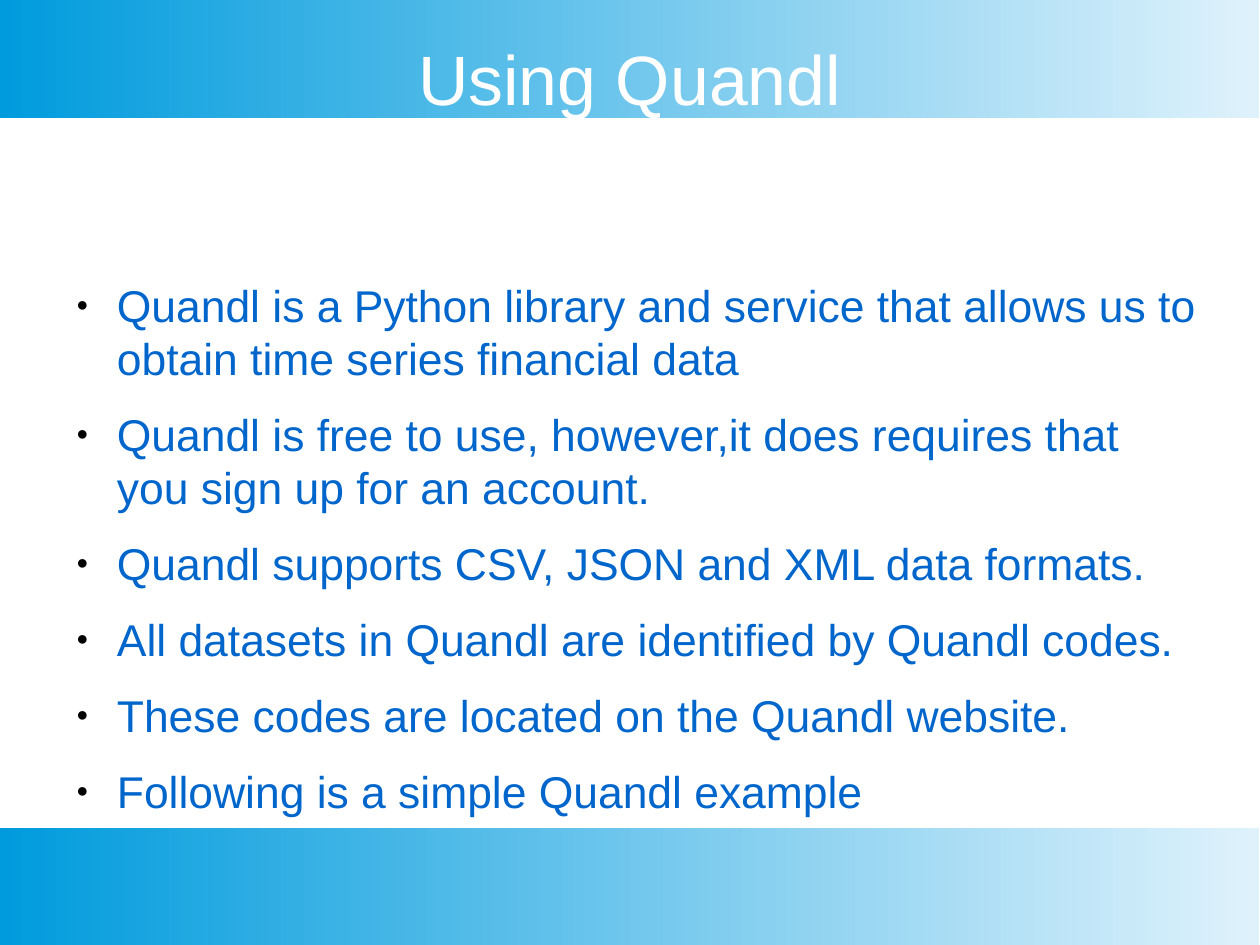
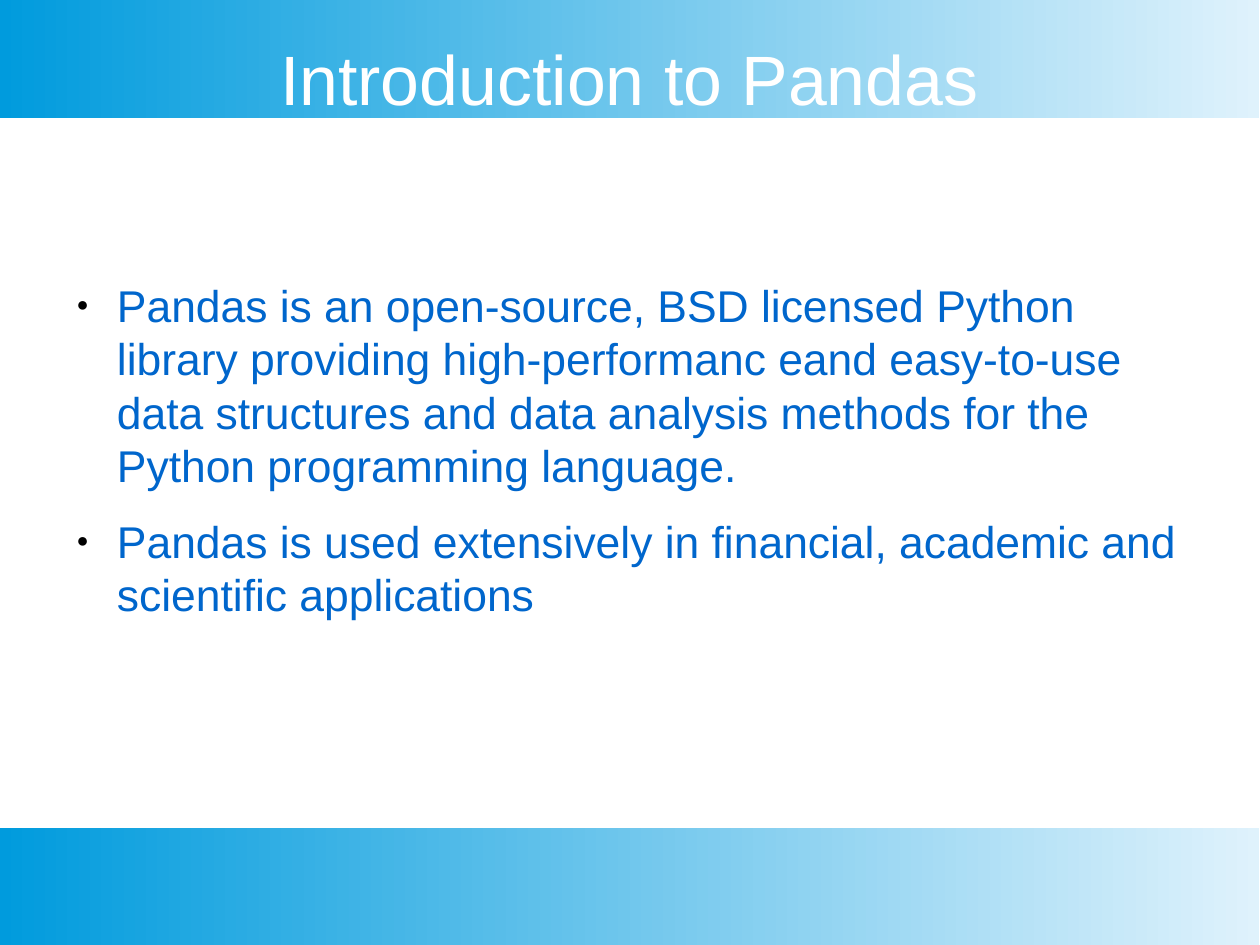
Before and after one commit to chankeypathak/CitiDataScience, a slide deck: slide 31 of marketanalyst/docs/Module 3.pptx (slide 42 before the commit). Drawn at 1260x945 pixels with LibreOffice and Linux fonts; fonts in the diff are those of the drawing. Boxes give left, top, right and bottom in pixels: in the first picture for what was removed or moved away, otherwise in the second. Text is boxed around its words. In the diff, an @@ line names an element or a change of style, - is before the commit and + after.

Commit message:
Added More modules to the market analysis course

```diff
--- a/marketanalyst/docs/Module 3.pptx
+++ b/marketanalyst/docs/Module 3.pptx
@@ text at [280, 49, 979, 118]: text changed @@
-Using Quandl
+Introduction to Pandas
@@ text at [117, 289, 1175, 621]: text changed @@
-● Quandl is a Python library and service that allows us to obtain time series financial data
-● Quandl is free to use, however,it does requires that you sign up for an account.
-● Quandl supports CSV, JSON and XML data formats.
-● All datasets in Quandl are identified by Quandl codes.
-● These codes are located on the Quandl website.
-● Following is a simple Quandl example
+● Pandas is an open-source, BSD licensed Python library providing high-performanc eand easy-to-use data structures and data analysis methods for the Python programming language.
+● Pandas is used extensively in financial, academic and scientific applications
```
Also in this commit, not shown: 12 other slides changed, 53 slides added, 31 slides removed, 31 other files.
